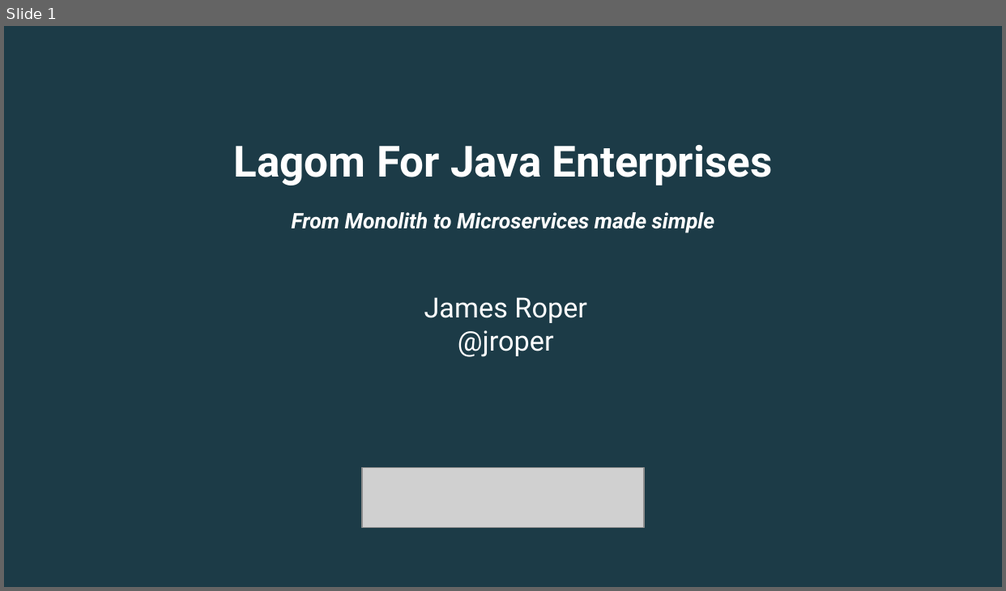
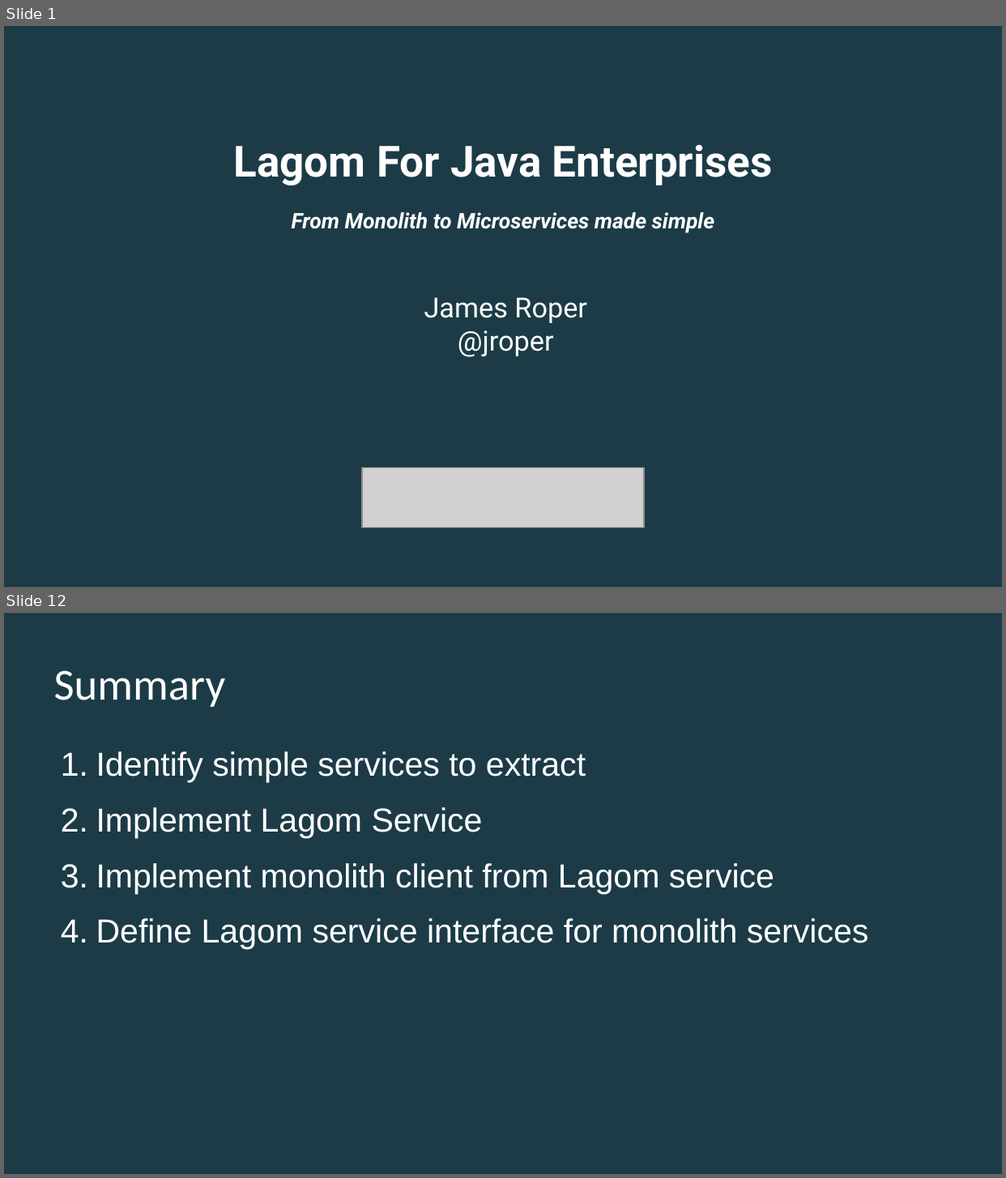
Before and after one commit to jroper/lagom-monolith-presentation, a slide deck: presentation/microservice-to-monolith.odp. Shown one above the other, each under a label of ours: slide 1 before the commit, slides 1 and 12 after it; the slides between them are not shown. The pictures are 1006x591 and 1006x1178 pixels, drawn with LibreOffice and Linux fonts; fonts in the diff are those of the drawing; grey boxes stand for pictures; background and template pictures are left out. Boxes give left, top, right and bottom in pixels: in the first picture for what was removed or moved away, otherwise in the second. Text is boxed around its words. In the diff, an @@ line names an element or a change of style, - is before the commit and + after.

```diff
--- a/presentation/microservice-to-monolith.odp
+++ b/presentation/microservice-to-monolith.odp
@@ slide 12 added at (4, 613, 1002, 1174), background #1C3B47 @@
@@ title added at (54, 671, 226, 707), 32 pt, text #FFFFFF @@
+Summary
@@ text added at (96, 752, 869, 950), 24 pt, text #FFFFFF @@
+1. Identify simple services to extract
+2. Implement Lagom Service
+3. Implement monolith client from Lagom service
+4. Define Lagom service interface for monolith services
@@ rectangle added at (4, 1121, 671, 1174), fill #1C3B47 @@
@@ rectangle added at (4, 1121, 499, 1174), fill #1C3B47 @@
```
Also in this commit, not shown: 1 slide changed, 10 other slides added, 2 slides removed.
